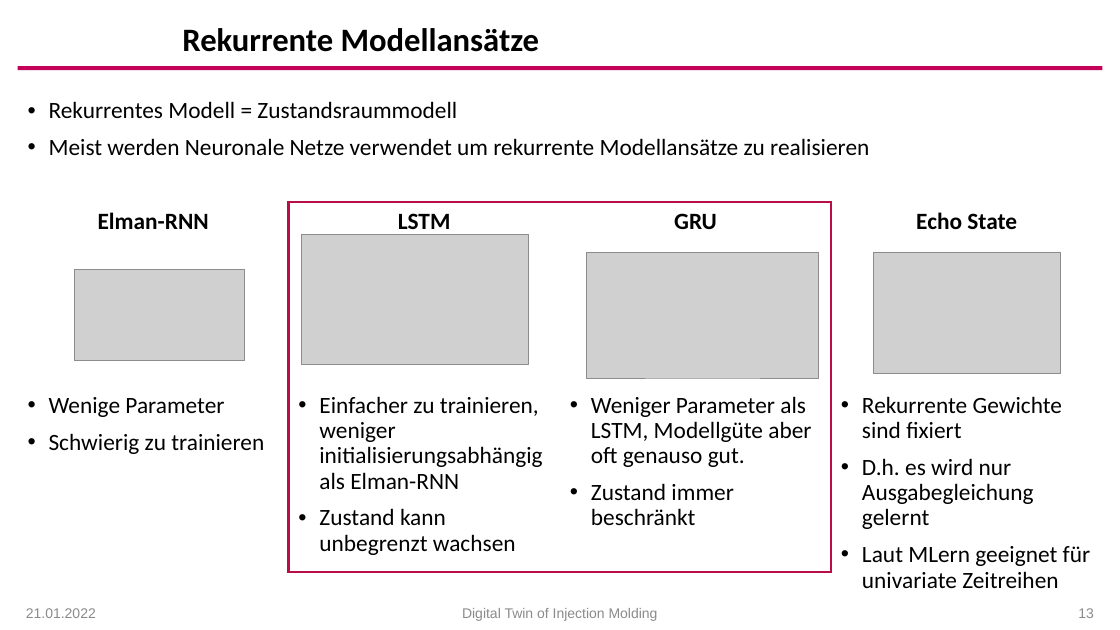
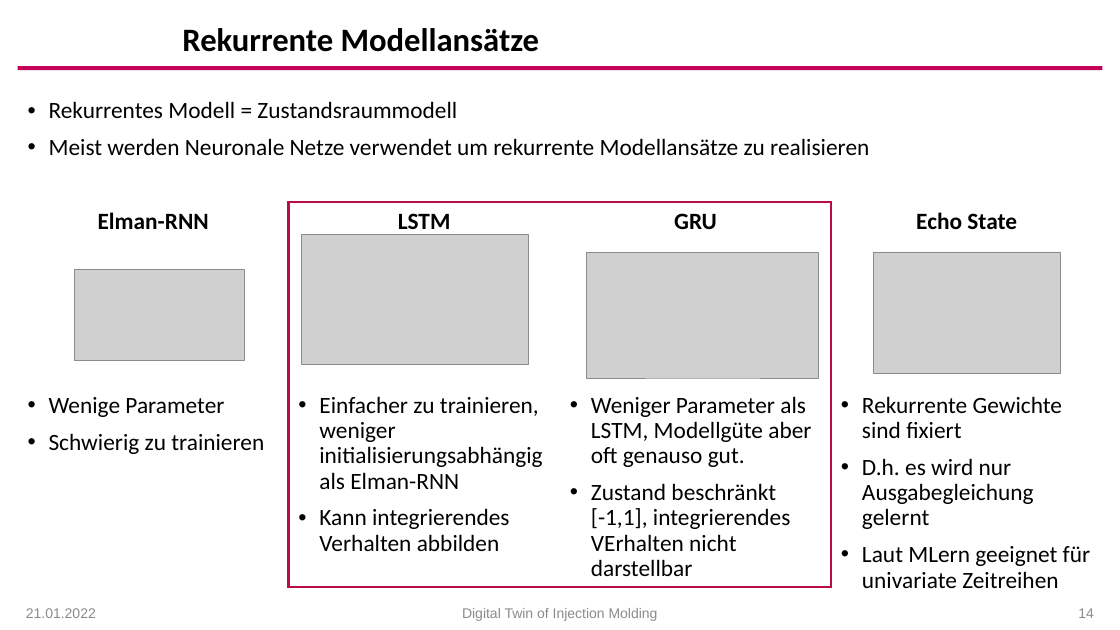
Before and after one commit to MRT-RT/DigitalTwinInjectionMolding, a slide deck: slide 14 of InjectionMoldingQuality.pptx (slide 13 before the commit). Drawn at 1120x630 pixels with LibreOffice and Linux fonts; fonts in the diff are those of the drawing; grey boxes stand for pictures; background and template pictures are left out. Boxes give left, top, right and bottom in pixels: in the first picture for what was removed or moved away, otherwise in the second. Text is boxed around its words. In the diff, an @@ line names an element or a change of style, - is before the commit and + after.

```diff
--- a/InjectionMoldingQuality.pptx
+++ b/InjectionMoldingQuality.pptx
@@ rectangle resized from (x1=289, y1=202, x2=832, y2=572) to (x1=289, y1=202, x2=832, y2=587) @@
@@ text at (x1=319, y1=508, x2=509, y2=551): text changed @@
-• Zustand kann unbegrenzt wachsen
+• Kann integrierendes Verhalten abbilden
@@ text at (x1=591, y1=483, x2=790, y2=576): text changed @@
-• Zustand immer beschränkt
+• Zustand beschränkt
+  [-1,1], integrierendes VErhalten nicht darstellbar
@@ page number at (x1=1078, y1=608, x2=1094, y2=618): text changed @@
-13
+14
```
Also in this commit, not shown: 7 other slides changed, 1 slide removed, 10 other files.
